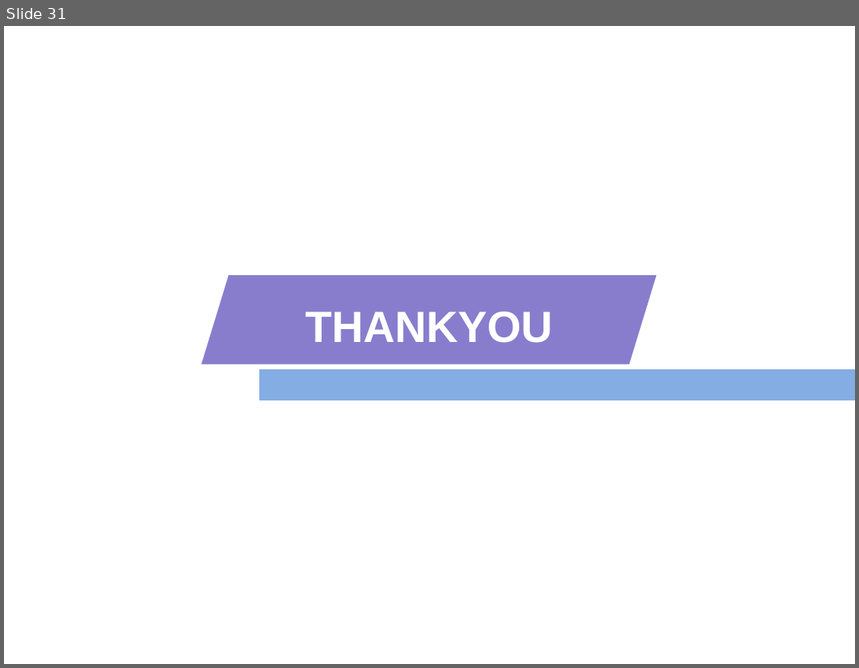
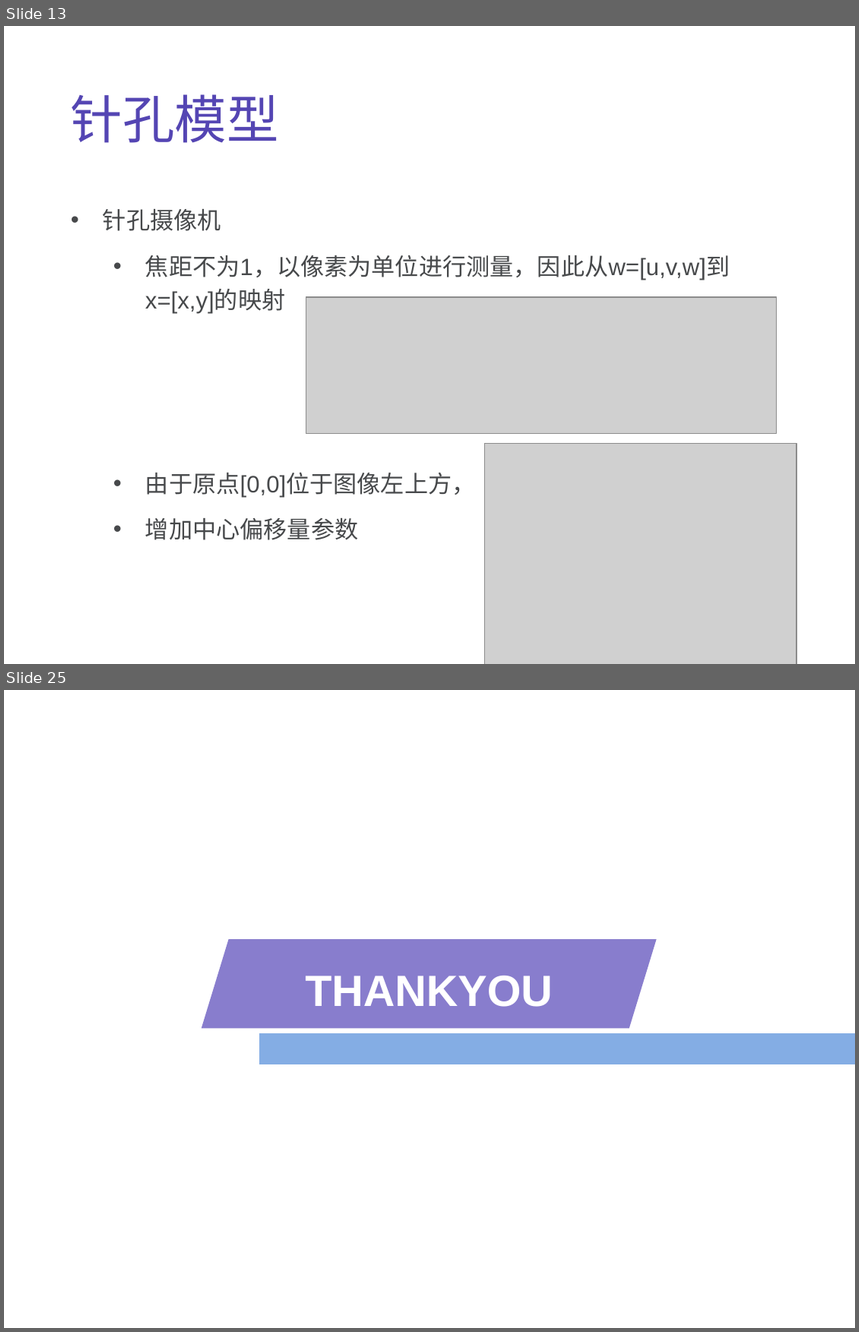
Before and after one commit to fengqiang111/evolution_plan, a slide deck: cv/2-图像形成.ppt. Shown one above the other, each under a label of ours: slide 31 before the commit, slides 13 and 25 after it; the slides between them are not shown. The pictures are 859x668 and 859x1332 pixels, drawn with LibreOffice and Linux fonts; fonts in the diff are those of the drawing; grey boxes stand for pictures. Boxes give left, top, right and bottom in pixels: in the first picture for what was removed or moved away, otherwise in the second. Text is boxed around its words. In the diff, an @@ line names an element or a change of style, - is before the commit and + after.

```diff
--- a/cv/2-图像形成.ppt
+++ b/cv/2-图像形成.ppt
@@ slide 13 added at (x1=4, y1=26, x2=855, y2=664), background #FFFFFF @@
@@ text added at (x1=71, y1=94, x2=279, y2=143), 44 pt, text #5445B3 @@
+针孔模型
@@ text added at (x1=103, y1=209, x2=730, y2=541), 20 pt, text #47494B @@
+• 针孔摄像机
+  • 焦距不为1，以像素为单位进行测量，因此从w=[u,v,w]到x=[x,y]的映射
+  • 由于原点[0,0]位于图像左上方，
+  • 增加中心偏移量参数
@@ picture added at (x1=306, y1=297, x2=776, y2=435) @@
@@ picture added at (x1=485, y1=443, x2=797, y2=664) @@
@@ what was slide 31 is now slide 25 @@
```
Also in this commit, not shown: 23 other slides added, 30 slides removed.
